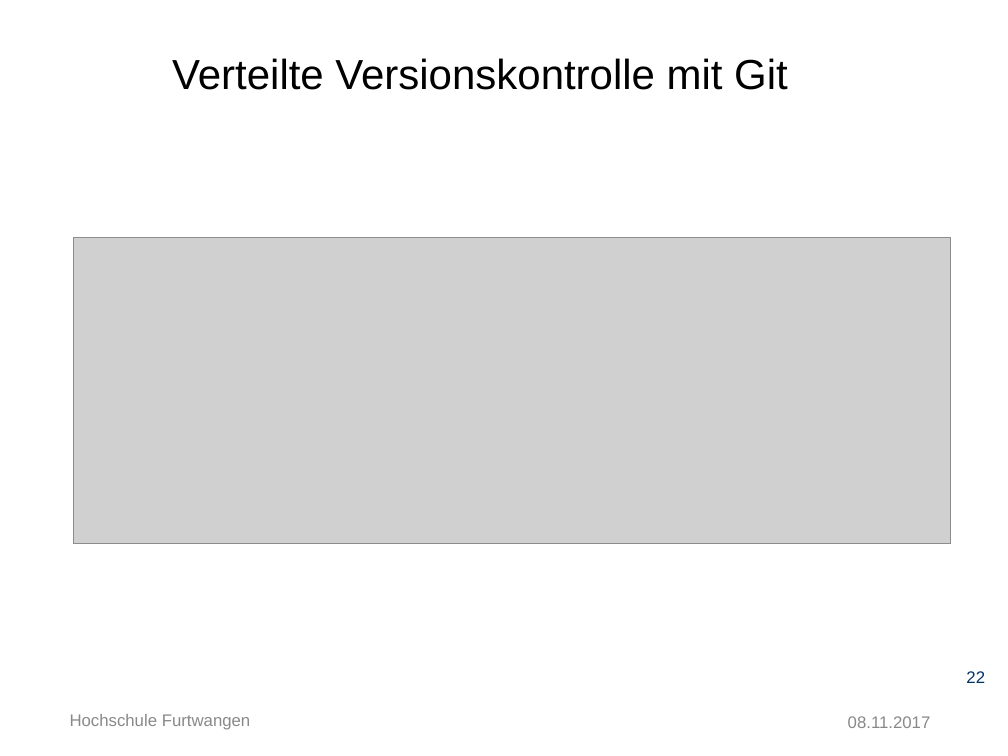
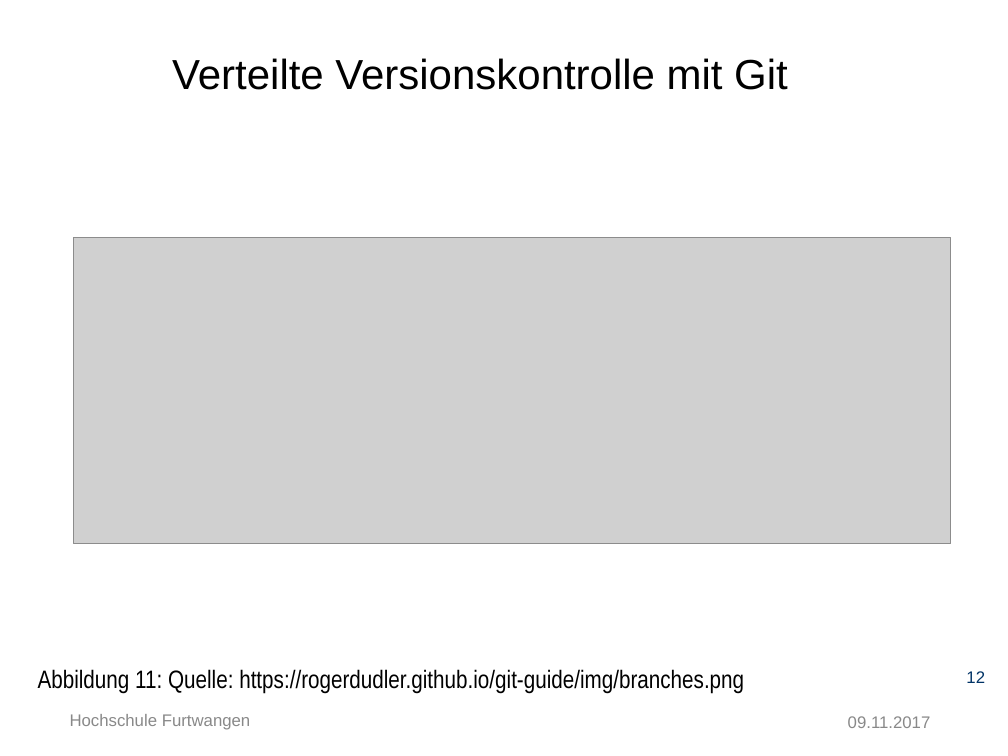
Before and after one commit to Ertugrul-Furtwangen/Erti, a slide deck: slide 12 of Thesis-Präsentation.pptx (slide 22 before the commit). Drawn at 1008x756 pixels with LibreOffice and Linux fonts; fonts in the diff are those of the drawing; grey boxes stand for pictures; background and template pictures are left out. Boxes give left, top, right and bottom in pixels: in the first picture for what was removed or moved away, otherwise in the second. Text is boxed around its words. In the diff, an @@ line names an element or a change of style, - is before the commit and + after.

```diff
--- a/Thesis-Präsentation.pptx
+++ b/Thesis-Präsentation.pptx
@@ text added at <box>38,669,744,694</box>, 18 pt, text #000000 @@
+Abbildung 11: Quelle: https://rogerdudler.github.io/git-guide/img/branches.png
@@ page number at <box>966,671,985,683</box>: text changed @@
-22
+12
@@ text at <box>848,716,931,728</box>: text changed @@
-08.11.2017
+09.11.2017
```
Also in this commit, not shown: 39 other slides changed, 3 slides added, 2 slides removed.
